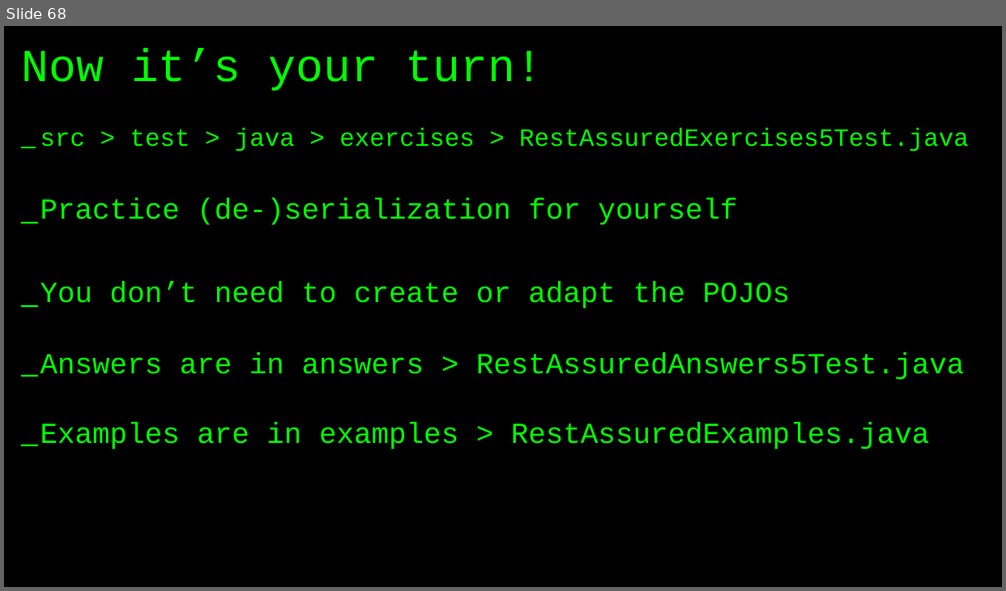
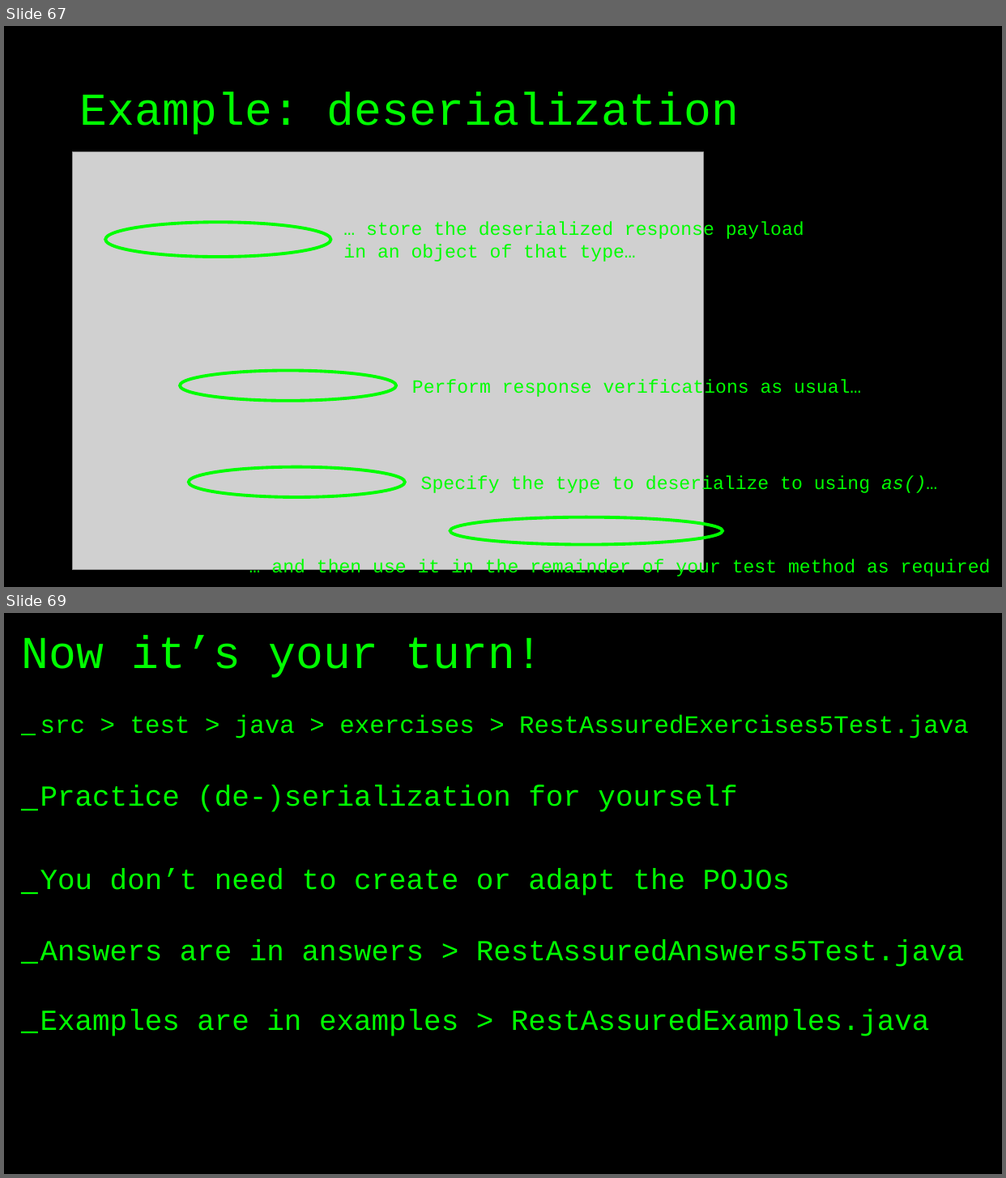
Before and after one commit to basdijkstra/rest-assured-workshop, a slide deck: RestAssuredWorkshop.pptx. Shown one above the other, each under a label of ours: slide 68 before the commit, slides 67 and 69 after it; the slides between them are not shown. The pictures are 1006x591 and 1006x1178 pixels, drawn with LibreOffice and Linux fonts; fonts in the diff are those of the drawing; grey boxes stand for pictures. Boxes give left, top, right and bottom in pixels: in the first picture for what was removed or moved away, otherwise in the second. Text is boxed around its words. In the diff, an @@ line names an element or a change of style, - is before the commit and + after.

Commit message:
Update slides, examples and answers with additional deserialization syntax example

```diff
--- a/RestAssuredWorkshop.pptx
+++ b/RestAssuredWorkshop.pptx
@@ slide 67 added at <box>4,26,1002,587</box>, background #000000 @@
@@ title added at <box>80,92,739,135</box>, 44 pt, text #00FF00 @@
+Example: deserialization
@@ picture added at <box>73,152,704,570</box> @@
@@ ellipse added at <box>106,222,331,257</box>, outline #00FF00 3 pt @@
@@ text added at <box>343,222,804,262</box>, 18 pt, text #00FF00 @@
+… store the deserialized response payload in an object of that type…
@@ ellipse added at <box>180,371,396,401</box>, outline #00FF00 3 pt @@
@@ text added at <box>412,379,861,399</box>, 18 pt, text #00FF00 @@
+Perform response verifications as usual…
@@ ellipse added at <box>189,467,405,497</box>, outline #00FF00 3 pt @@
@@ text added at <box>421,476,937,495</box>, 18 pt, text #00FF00 @@
+Specify the type to deserialize to using as()…
@@ ellipse added at <box>450,518,722,545</box>, outline #00FF00 3 pt @@
@@ text added at <box>271,559,991,578</box>, 18 pt, text #00FF00 @@
+… and then use it in the remainder of your test method as required
@@ what was slide 68 is now slide 69 @@
```
Also in this commit, not shown: 1 slide changed, 4 other files.
